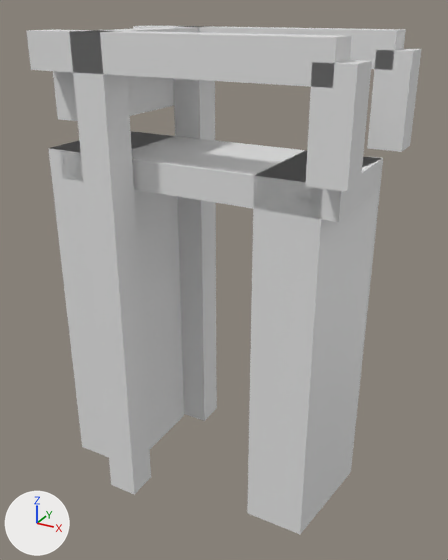
Renders of the glTF model models/meerkerk/meerkerk-brug-b43565c2/meerkerk-brug-b43565c2.glb from each side of a commit.
Rendered twice from a camera (50 mm lens) standing at (8.38, -14.43, 3.87) and looking at (0.41, 0.07, -3.38). The lights are fixed; the arrows at lower left show +X, +Y and +Z. The first picture is the older version.

Objects in the first picture: 'building:balans', 'building:balans 2', 'building:contragewicht', 'building:hamei', 'building:hamei 2', 'building:hangstang', 'building:hangstang 2', 'building:portaal', 'road:dek', 'road:landhoofd (aangenomen)', 'road:landhoofd (aangenomen) 2'.
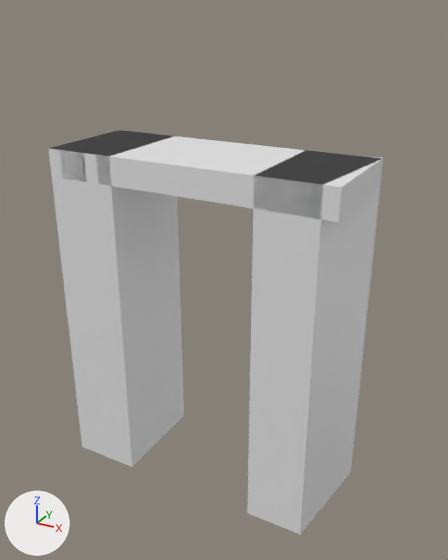
Location of each change, (x1, y1, x2, y2) in pixels of the pictures (448 x 560 px):
'building:hamei 2', deleted
    before: (70, 31, 151, 495)
'building:balans 2', deleted
    before: (26, 29, 352, 88)
'building:hamei', deleted
    before: (173, 26, 217, 421)
'building:hangstang 2', deleted
    before: (305, 60, 372, 192)
'building:hangstang', deleted
    before: (367, 49, 422, 152)
'building:balans', deleted
    before: (133, 26, 406, 70)
'building:contragewicht', deleted
    before: (53, 71, 174, 121)
'building:portaal', deleted
    before: (93, 26, 199, 33)

The change, as a list of edits to the scene's bpy script:
```text
Remove ob_building_hamei:
    ob_building_hamei = bpy.data.objects.new('building:hamei', me_hamei)
    ob_building_hamei.location = (0.0, 0.0, 0.0)
Remove ob_building_hamei_2:
    ob_building_hamei_2 = bpy.data.objects.new('building:hamei 2', me_hamei_2)
    ob_building_hamei_2.location = (0.0, 0.0, 0.0)
Remove ob_building_portaal:
    ob_building_portaal = bpy.data.objects.new('building:portaal', me_portaal)
    ob_building_portaal.location = (0.0, 0.0, 0.0)
Remove ob_building_balans:
    ob_building_balans = bpy.data.objects.new('building:balans', me_balans)
    ob_building_balans.location = (0.0, 0.0, 0.0)
Remove ob_building_hangstang:
    ob_building_hangstang = bpy.data.objects.new('building:hangstang', me_hangstang)
    ob_building_hangstang.location = (0.0, 0.0, 0.0)
Remove ob_building_balans_2:
    ob_building_balans_2 = bpy.data.objects.new('building:balans 2', me_balans_2)
    ob_building_balans_2.location = (0.0, 0.0, 0.0)
Remove ob_building_hangstang_2:
    ob_building_hangstang_2 = bpy.data.objects.new('building:hangstang 2', me_hangstang_2)
    ob_building_hangstang_2.location = (0.0, 0.0, 0.0)
Remove ob_building_contragewicht:
    ob_building_contragewicht = bpy.data.objects.new('building:contragewicht', me_contragewicht)
    ob_building_contragewicht.location = (0.0, 0.0, 0.0)
```
